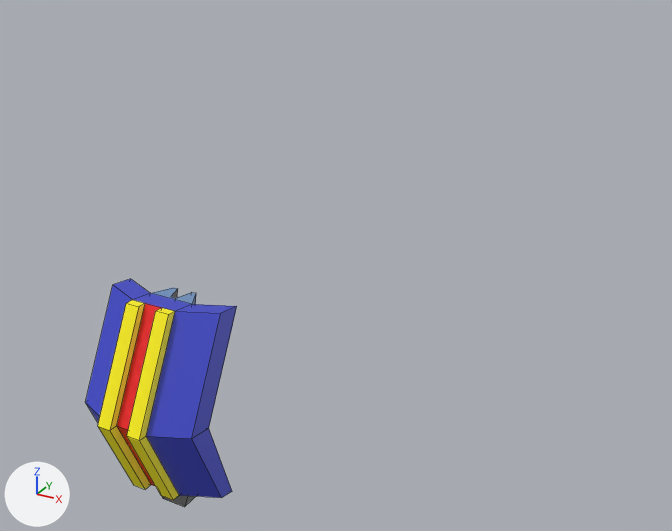
Before and after pictures for a commit that changed the Blender file WIP/LD55.blend.
One viewpoint serves both versions: a camera (50 mm lens) standing at (37.5, -44.3, 43.7) and looking at (2.5, 19.3, 11.8). Arrows for +X, +Y and +Z are at lower left; the lights stay in place. Mesh edges are drawn as thin lines.
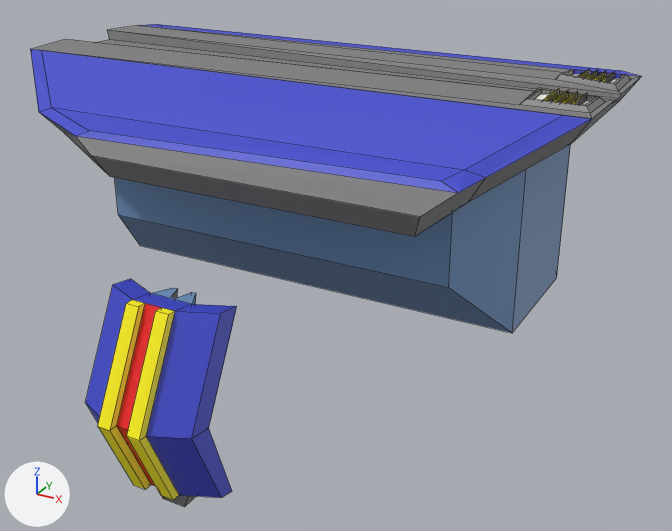
The newer file is also turned or shifted as a whole; pictures and numbers use the older file's frame.

Location of each change, (x1, y1, x2, y2) in pixels of the pictures (672 x 531 px):
'Body', added: after (30, 24, 642, 333)

The change, as a diff of the scene's bpy script:
```diff
--- a/WIP/LD55.blend.py
+++ b/WIP/LD55.blend.py
@@ me_cube_001 @@
+me_cube_001.from_pydata(...)  # 184 vertices, 166 faces; spans x -27.8..22.9, y -18.0..18.0, z 10.1..28.5
+me_cube_001.materials.append(mat_material)  # picture img_robot_palet_png
@@ ob_body @@
+ob_body = bpy.data.objects.new('Body', me_cube_001)
+ob_body.location = (0.41, 23.91, 0.0)
```
